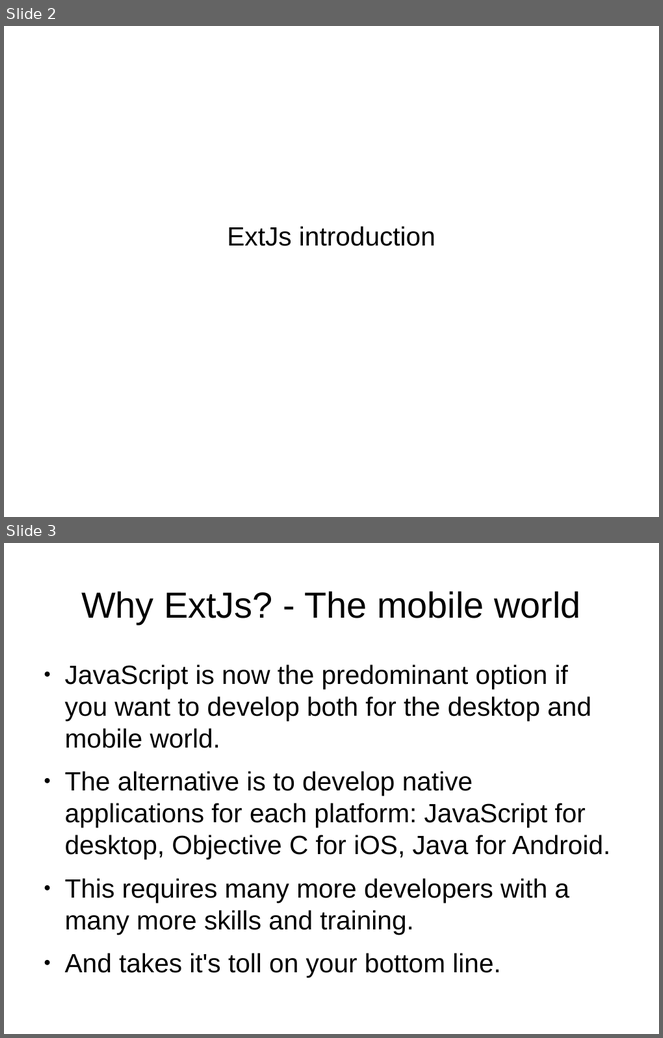
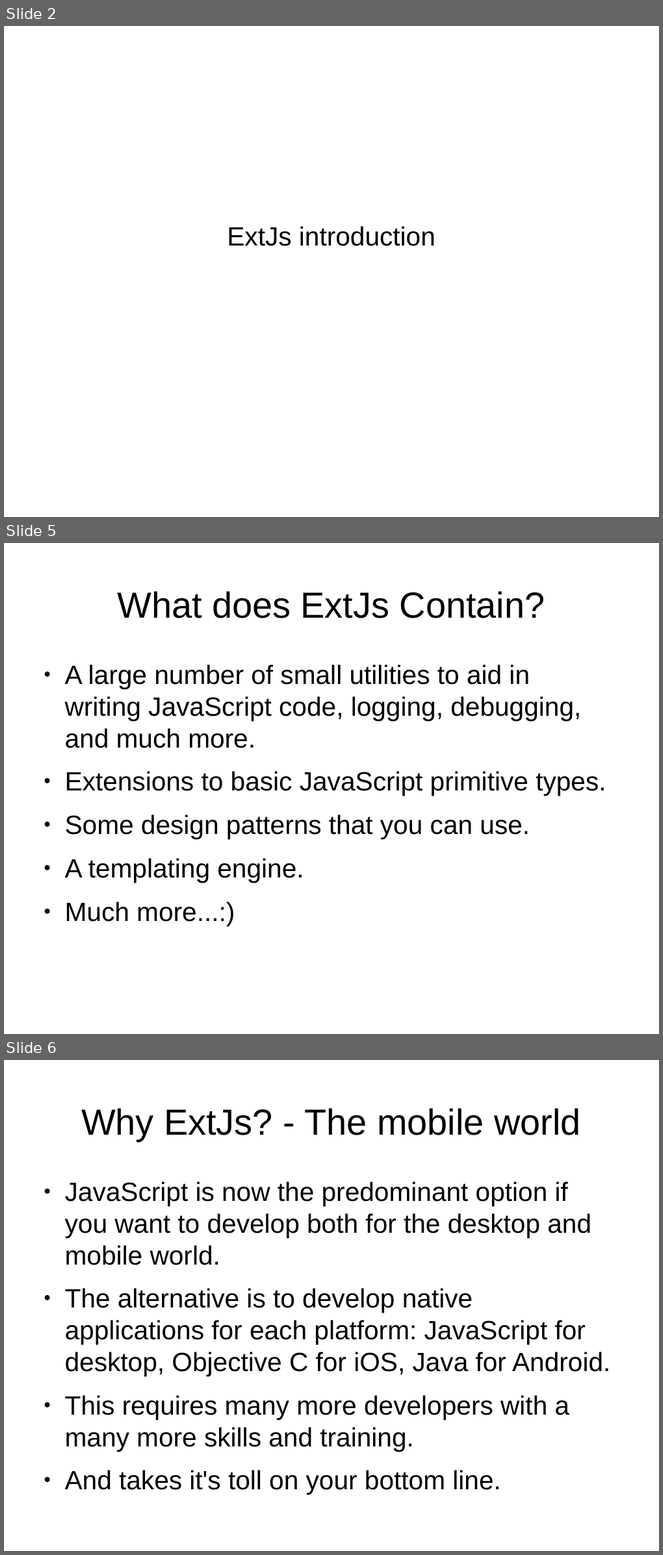
Before and after one commit to veltzer/demos, a slide deck: javascript/extjs/doc/extjs_intro.odp. Shown one above the other, each under a label of ours: slides 2 and 3 before the commit, slides 2, 5 and 6 after it; the slides between them are not shown. The pictures are 663x1038 and 663x1555 pixels, drawn with LibreOffice and Linux fonts; fonts in the diff are those of the drawing. Boxes give left, top, right and bottom in pixels: in the first picture for what was removed or moved away, otherwise in the second. Text is boxed around its words. In the diff, an @@ line names an element or a change of style, - is before the commit and + after.

```diff
--- a/javascript/extjs/doc/extjs_intro.odp
+++ b/javascript/extjs/doc/extjs_intro.odp
@@ slide 5 added at <box>4,543,659,1034</box>, background #FFFFFF @@
@@ title added at <box>117,591,545,618</box>, 44 pt, text #000000 @@
+What does ExtJs Contain?
@@ text added at <box>65,665,606,926</box>, 32 pt, text #000000 @@
+● A large number of small utilities to aid in writing JavaScript code, logging, debugging, and much more.
+● Extensions to basic JavaScript primitive types.
+● Some design patterns that you can use.
+● A templating engine.
+● Much more...:)
@@ what was slide 3 is now slide 6 @@
```
Also in this commit, not shown: 2 other slides added, 3 other files.
